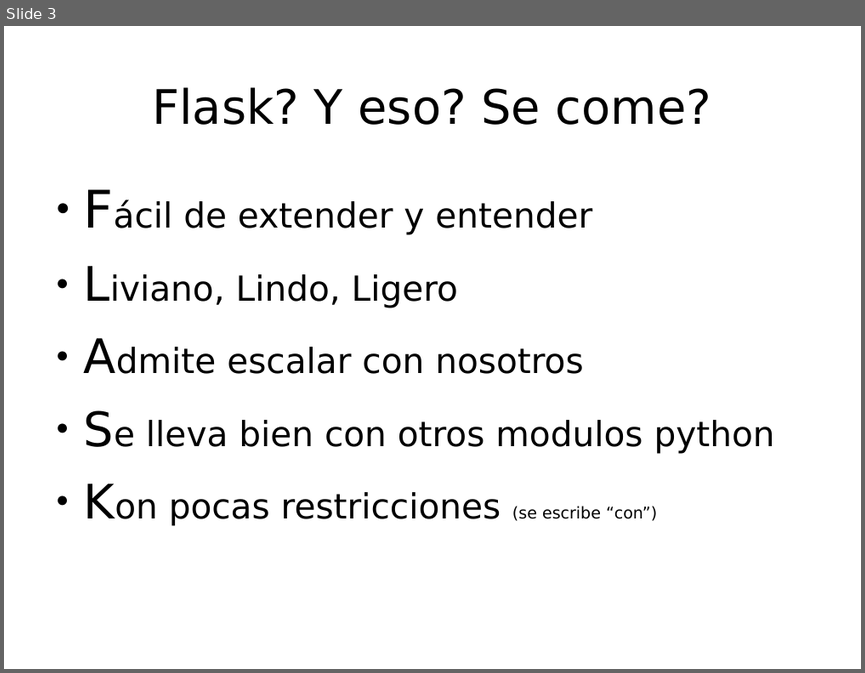
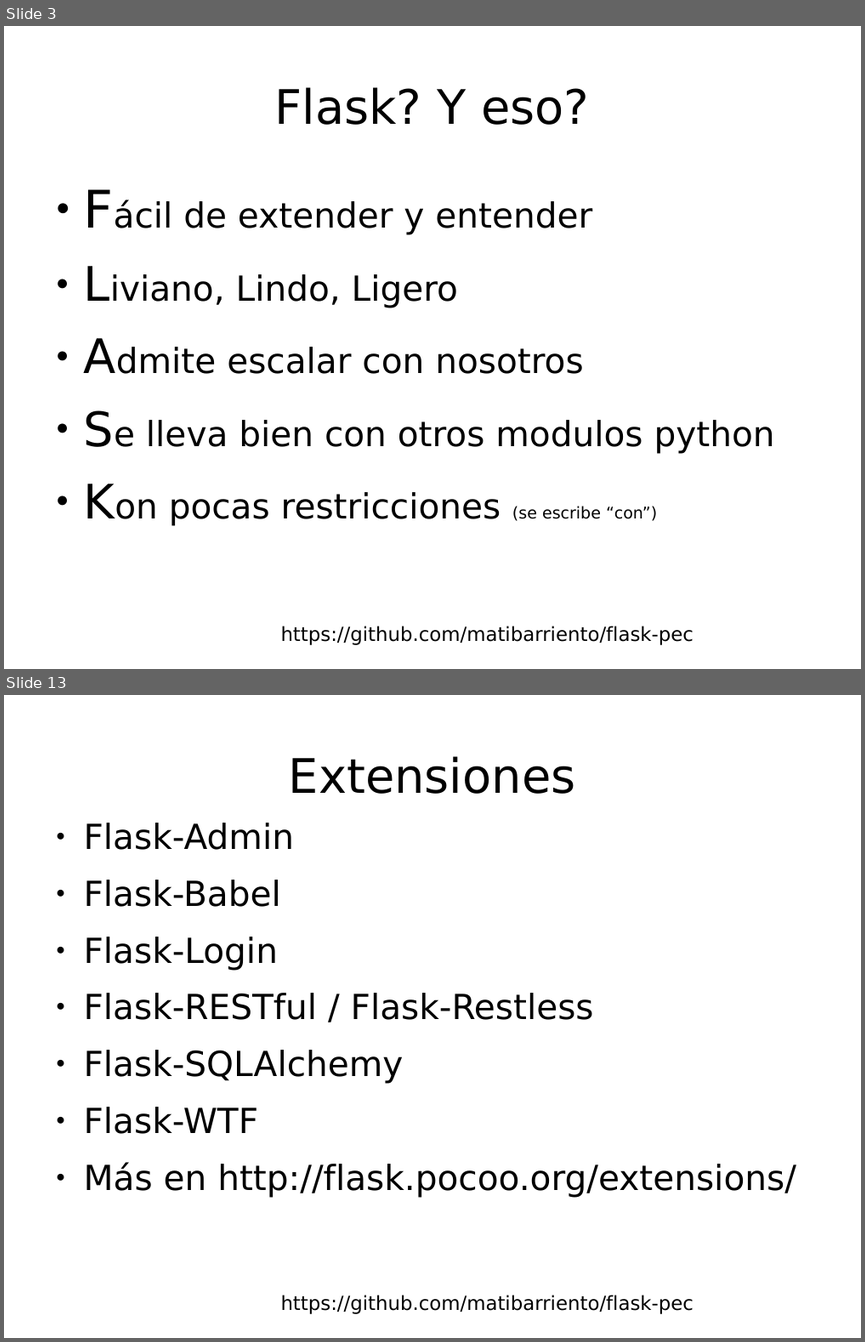
Before and after one commit to matibarriento/flask-pec, a slide deck: flaskpec.odp. Shown one above the other, each under a label of ours: slide 3 before the commit, slides 3 and 13 after it; the slides between them are not shown. The pictures are 865x673 and 865x1342 pixels, drawn with LibreOffice and Linux fonts; fonts in the diff are those of the drawing; background and template pictures are left out. Boxes give left, top, right and bottom in pixels: in the first picture for what was removed or moved away, otherwise in the second. Text is boxed around its words. In the diff, an @@ line names an element or a change of style, - is before the commit and + after.

```diff
--- a/flaskpec.odp
+++ b/flaskpec.odp
@@ slide 13 added at (4, 695, 861, 1338), background #FFFFFF; not listed: 1 template element that a slide beside it also shows @@
@@ title added at (289, 756, 576, 794), 44 pt, text #000000 @@
+Extensiones
@@ text added at (84, 823, 796, 1197), 32 pt, text #000000 @@
+● Flask-Admin
+● Flask-Babel
+● Flask-Login
+● Flask-RESTful / Flask-Restless
+● Flask-SQLAlchemy
+● Flask-WTF
+● Más en http://flask.pocoo.org/extensions/
@@ slide 3 changed as well @@
@@ title at (275, 87, 589, 125): text changed @@
-Flask? Y eso? Se come?
+Flask? Y eso?
@@ text added at (281, 625, 693, 645), 18 pt, text #000000 @@
+https://github.com/matibarriento/flask-pec
```
Also in this commit, not shown: 2 other slides changed, 12 other slides added, 1 slide removed.
